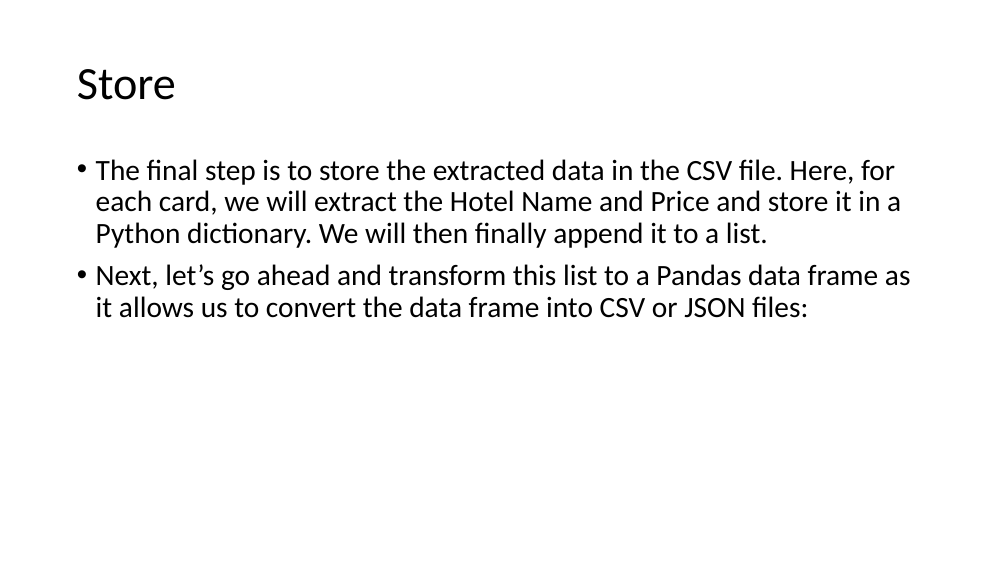
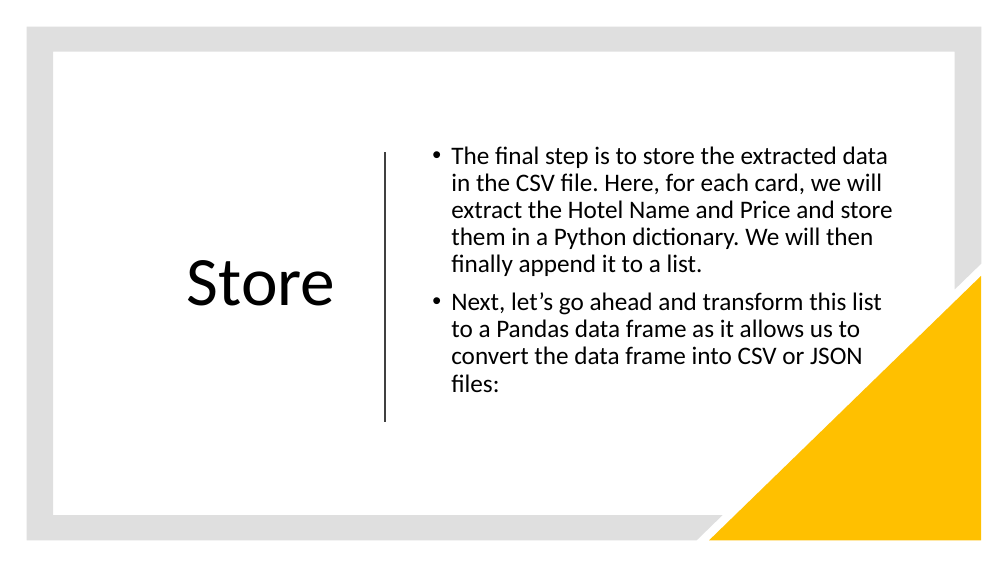
Before and after one commit to Daudsarfraz/CS4048-Data-Scienc, a slide deck: slide 25 of Slides/04_Data Acquisition.pptx (slide 26 before the commit). Drawn at 1008x567 pixels with LibreOffice and Linux fonts; fonts in the diff are those of the drawing. Boxes give left, top, right and bottom in pixels: in the first picture for what was removed or moved away, otherwise in the second. Text is boxed around its words. In the diff, an @@ line names an element or a change of style, - is before the commit and + after.

```diff
--- a/Slides/04_Data Acquisition.pptx
+++ b/Slides/04_Data Acquisition.pptx
@@ freeform shape added at <box>26,26,982,541</box>, fill #808080 at 25% opacity @@
@@ title "Store": place and size @@
-title "Store" at <box>77,69,176,100</box>
+title "Store" at <box>187,260,335,306</box>
@@ title "Store" at <box>187,260,335,306</box>: size 44 to 66 pt; alignment left to right @@
@@ text "The final step is to ...": place and size @@
-text "The final step is to ..." at <box>96,159,911,318</box>
+text "The final step is to ..." at <box>451,146,893,393</box>
@@ text "The final step is to ..." at <box>451,146,893,393</box>: vertical alignment top to middle @@
@@ text at <box>451,146,893,276</box>: text changed; size 28 to 24 pt @@
-• The final step is to store the extracted data in the CSV file. Here, for each card, we will extract the Hotel Name and Price and store it in a Python dictionary. We will then finally append it to a list.
+• The final step is to store the extracted data in the CSV file. Here, for each card, we will extract the Hotel Name and Price and store them in a Python dictionary. We will then finally append it to a list.
@@ line added from (385, 154) to (385, 421), #404040 1.5 pt @@
@@ text at <box>451,292,882,393</box>: size 28 to 24 pt in "Next, let’s go ahead and transform this ..." @@
@@ right triangle added at <box>709,276,982,541</box>, fill #FFC000 @@
```
Also in this commit, not shown: 25 other slides changed, 9 other files.
